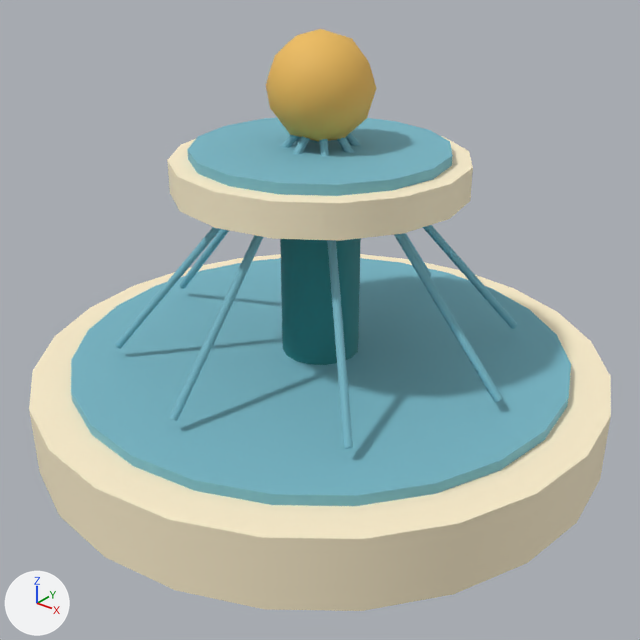
Two versions of the glTF model games/brightway-park/public/art/models/deco_fountain.glb, one commit apart.
Rendered twice from a 50 mm camera at (3.23, -4.04, 3.22) aimed at (0.13, -0.17, 0.82). The lights are fixed; the arrows at lower left show +X, +Y and +Z. The older version comes first. Where no turn or scale is listed for an object, it has been applied to the vertices.

Objects in the first picture: 'deco_fountain_0', 'deco_fountain_1', 'deco_fountain_2', 'deco_fountain_3'.
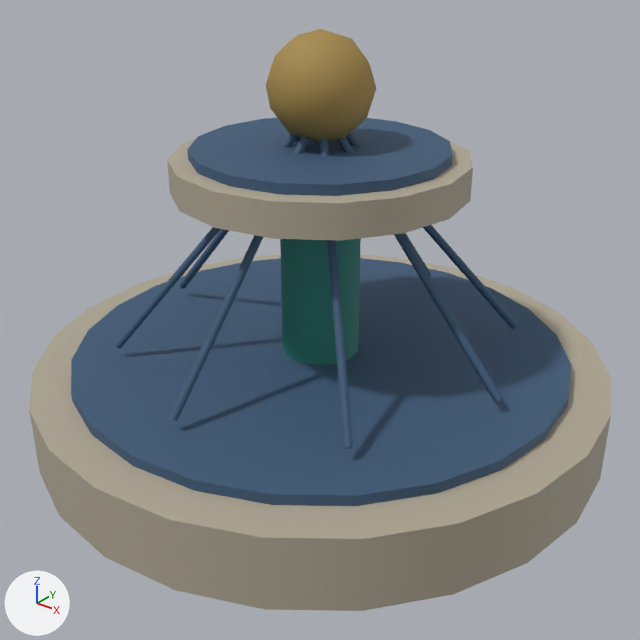
Where the change shows, as pixel boxes (x1, y1, x2, y2) in the pictures (640 x 640 px):
'deco_fountain_1', recoloured (cyan to dark blue)
    both: (71, 118, 571, 506)
'deco_fountain_0', recoloured (beige to grey)
    both: (29, 136, 611, 611)
'deco_fountain_3', recoloured (orange to brown)
    both: (266, 29, 376, 142)

What changed in the scene script:
```text
Change mat_material_0:
    mat_material_0.base_color: (1.0, 0.88, 0.624) -> (0.44, 0.392, 0.301)  # beige #fff1cf -> grey #b1a895
Change mat_material_1:
    mat_material_1.base_color: (0.184, 0.479, 0.578) -> (0.0467, 0.102, 0.188)  # cyan #77b8c8 -> dark blue #3d5a78
Change mat_material_3:
    mat_material_3.base_color: (0.847, 0.503, 0.107) -> (0.381, 0.254, 0.0685)  # orange #edbc5c -> brown #a68a4a
```
